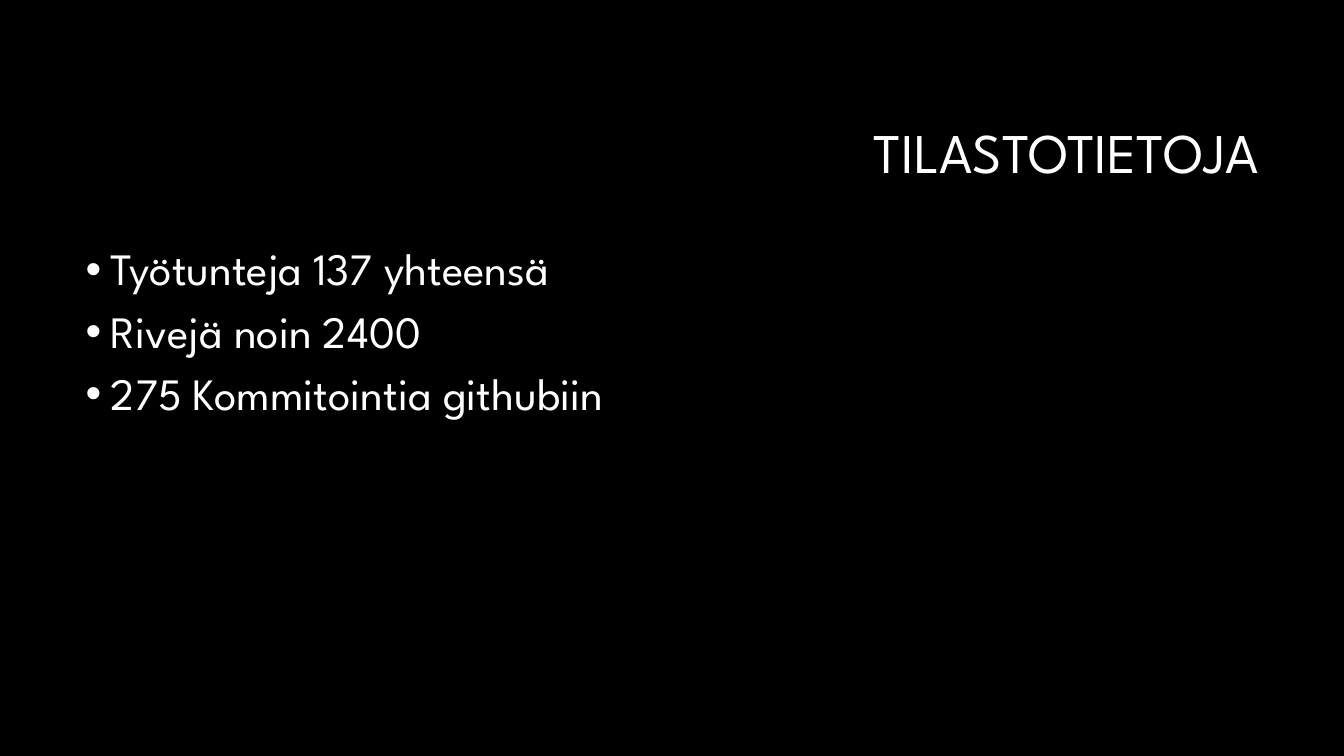
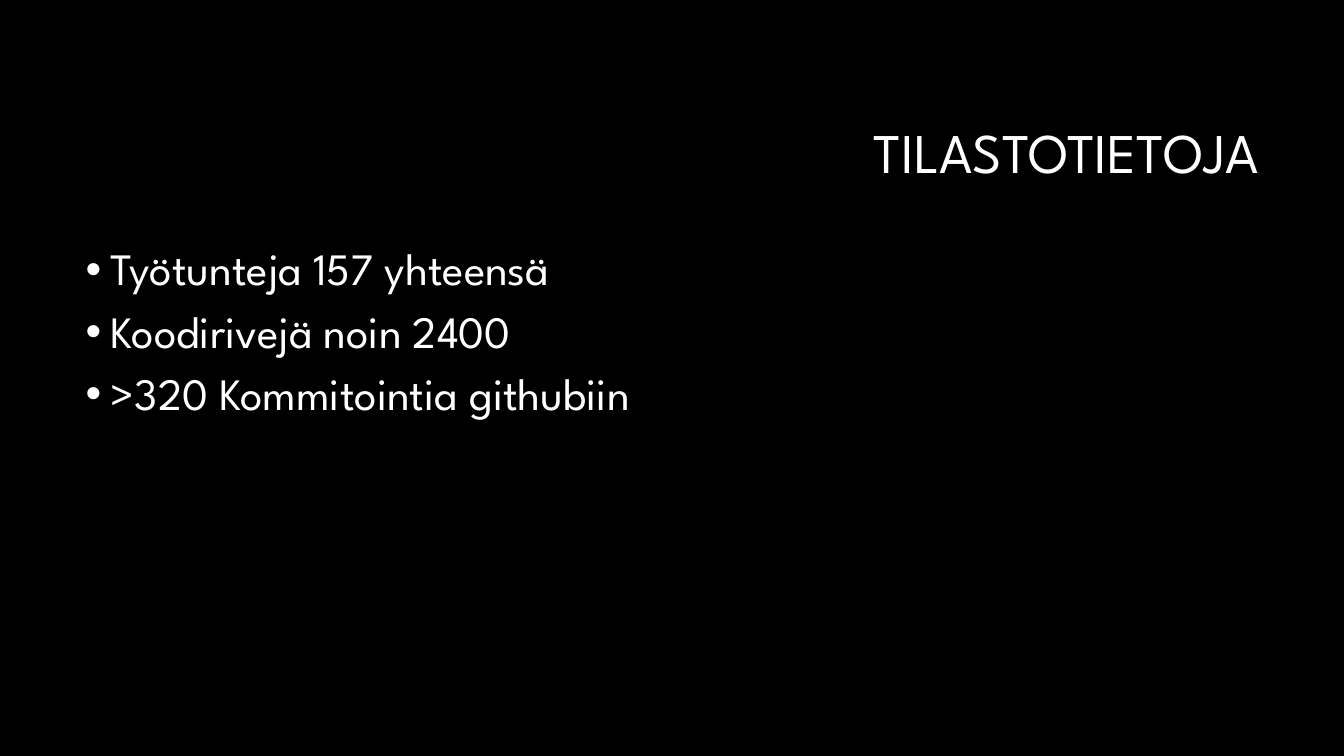
Before and after one commit to VilRan/SpaceShooter, a slide deck: slide 4 of Documentation/Space Shooter Seminaari 2.pptx. Drawn at 1344x756 pixels with LibreOffice and Linux fonts; fonts in the diff are those of the drawing; background and template pictures are left out. Boxes give left, top, right and bottom in pixels: in the first picture for what was removed or moved away, otherwise in the second. Text is boxed around its words. In the diff, an @@ line names an element or a change of style, - is before the commit and + after.

```diff
--- a/Documentation/Space Shooter Seminaari 2.pptx
+++ b/Documentation/Space Shooter Seminaari 2.pptx
@@ text at [111, 254, 629, 420]: text changed @@
-• Työtunteja 137 yhteensä
-• Rivejä noin 2400
-• 275 Kommitointia githubiin
+• Työtunteja 157 yhteensä
+• Koodirivejä noin 2400
+• >320 Kommitointia githubiin
```
Also in this commit, not shown: 1 other slide changed, 1 other file.
